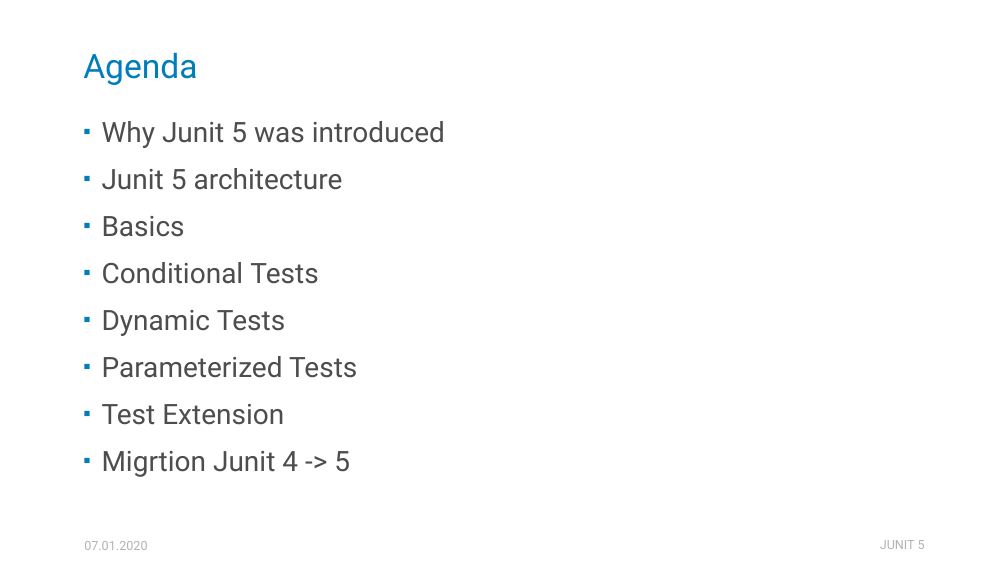
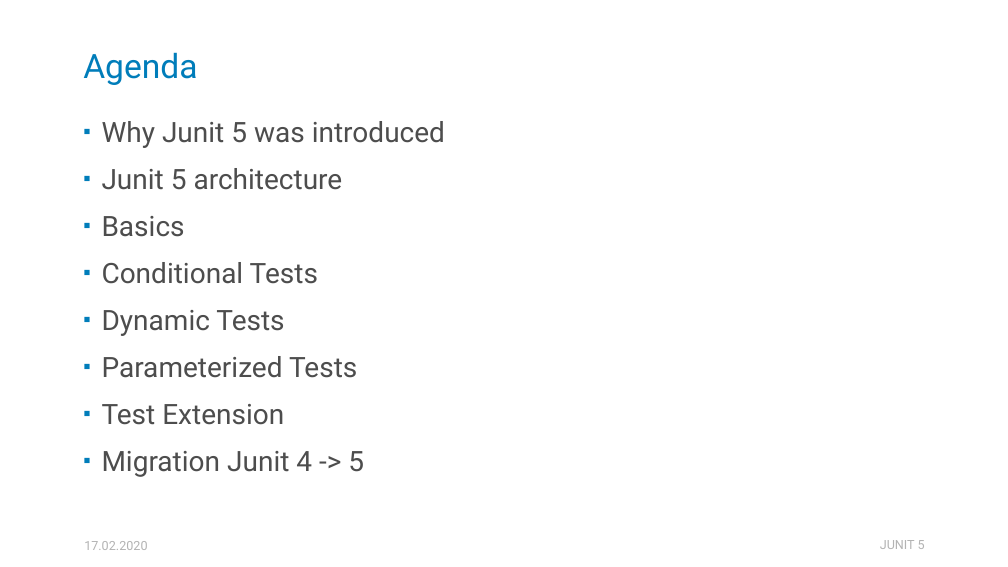
Before and after one commit to HellSpawn287/pf-presentations, a slide deck: slide 3 of ZJAVA/Junit5/Junit5 - ZJAVA.pptx. Drawn at 1008x567 pixels with LibreOffice and Linux fonts; fonts in the diff are those of the drawing. Boxes give left, top, right and bottom in pixels: in the first picture for what was removed or moved away, otherwise in the second. Text is boxed around its words. In the diff, an @@ line names an element or a change of style, - is before the commit and + after.

Commit message:
Junit5 - fix wordings

```diff
--- a/ZJAVA/Junit5/Junit5 - ZJAVA.pptx
+++ b/ZJAVA/Junit5/Junit5 - ZJAVA.pptx
@@ text at box(102, 451, 364, 477): text changed @@
-▪ Migrtion Junit 4 -> 5
+▪ Migration Junit 4 -> 5
@@ text at box(84, 541, 147, 550): text changed @@
-07.01.2020
+17.02.2020
```
Also in this commit, not shown: 17 other slides changed.
